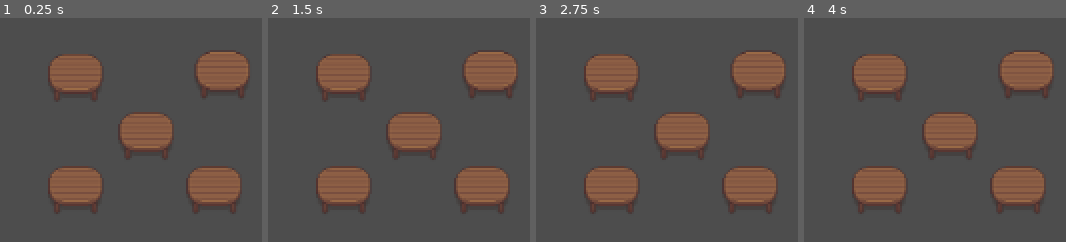
Above: before the commit, frames 1-4 (left to right).
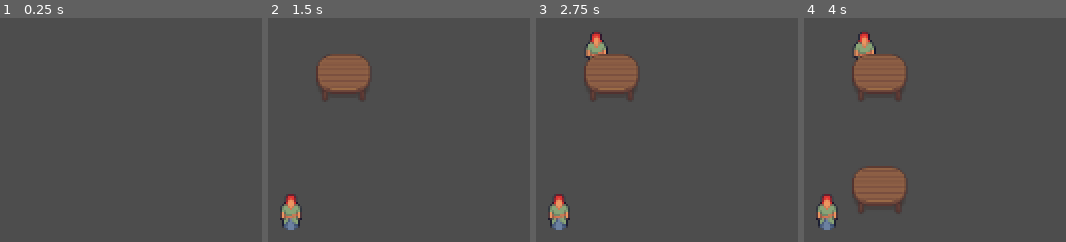
Above: after the commit, the same moments.

Repository: DragonGodotProjects/EventPlanner
Game: Godot game, scene res://tests/event_test.tscn
The game is run twice, just before and just after one commit, with the same random seed, the same clock (stepped at 60 frames per second) and the same inputs. This scene is started directly instead of the project's main scene.
Inputs (mouse positions are in pixels of both pictures, inside the frame that each line leads up to):
- Up to frame 1 (0.25 s): no input
- Up to frame 2 (1.5 s): tap Enter at 0.5 s; move the mouse to (outside the picture) at 0.52 s; hold Up (ui_up) 0.53-1.28 s; click (outside the picture) at 0.67 s; tap Space at 1.25 s; move the mouse to (outside the picture) at 1.27 s; hold Down (ui_down) from 1.28 s (still down)
- Up to frame 3 (2.75 s): tap Enter at 2 s; move the mouse to (outside the picture) at 2.02 s; release Down (ui_down) at 2.03 s; hold Up (ui_up) from 2.03 s (still down)
- Up to frame 4 (4 s): tap Space at 2.75 s; move the mouse to (outside the picture) at 2.77 s; click (outside the picture) at 2.92 s; tap Enter at 3.5 s; move the mouse to (outside the picture) at 3.52 s; release Up (ui_up) at 3.53 s; hold Down (ui_down) from 3.53 s (still down)

The runs differ from the first frame. In frame 1, 16% of the frame differs, in the area x 18-95%, y 15-88%; in frame 2, 14%; in frame 3, 15%; in frame 4, 11%.

Commit message:
implemented adding attendees and adding empty tables

Diff:
--- a/event.gd
+++ b/event.gd
@@ -2,12 +2,29 @@
 
 
 const table_locs = [Vector2i(57, 63), Vector2i(57, 144), Vector2i(108, 105), Vector2i(163, 61), Vector2i(157, 144)]
+var tables = [null, null, null, null, null] #hold tables if they're in this position
 
 @onready var attendee_scene = preload("attendee.tscn")
 @onready var table_scene = preload("table.tscn")
+@onready var waiting_queue = $WaitingQueue
+
 
 func add_attendee():
-	pass
+	var new_attendee = attendee_scene.instantiate()
+	var seated = false
+	for table in tables:
+		if table and table.seat_attendee(new_attendee):
+			seated = true
+	if not seated:
+		waiting_queue.enqueue(new_attendee)
 
 func add_table():
-	pass
+	var table = table_scene.instantiate()
+	for idx in range(len(tables)):
+		if tables[idx] == null:
+			self.add_child(table)
+			tables[idx] = table
+			table.position = table_locs[idx]
+			# TODO: need to walkt through queue and seat people
+			return true
+	return false
--- a/event.tscn
+++ b/event.tscn
@@ -1,26 +1,10 @@
 [gd_scene format=3 uid="uid://74y5b06xq5vf"]
 
 [ext_resource type="Script" uid="uid://ecaceynxftuw" path="res://event.gd" id="1_mri8j"]
-[ext_resource type="PackedScene" uid="uid://vredjdsoaiw0" path="res://Table.tscn" id="1_ruury"]
-[ext_resource type="PackedScene" uid="uid://vredjdsoaiw0" path="res://table.tscn" id="2_ruury"]
+[ext_resource type="PackedScene" uid="uid://dwwa48sccclx2" path="res://waiting_queue.tscn" id="2_ruury"]
 
 [node name="Event" type="Node2D" unique_id=218690963]
 y_sort_enabled = true
 script = ExtResource("1_mri8j")
 
-[node name="Table" parent="." unique_id=1589860428 instance=ExtResource("1_ruury")]
-position = Vector2(57, 63)
-
-[node name="Table2" parent="." unique_id=330933123 instance=ExtResource("1_ruury")]
-position = Vector2(57, 144)
-
-[node name="Table3" parent="." unique_id=57086992 instance=ExtResource("1_ruury")]
-position = Vector2(108, 105)
-
-[node name="Table4" parent="." unique_id=241577108 instance=ExtResource("1_ruury")]
-position = Vector2(163, 61)
-
-[node name="Table5" parent="." unique_id=1825165114 instance=ExtResource("2_ruury")]
-position = Vector2(157, 144)
-
-[node name="WaitingQueue" type="Node2D" parent="." unique_id=875743879]
+[node name="WaitingQueue" parent="." unique_id=1195808060 instance=ExtResource("2_ruury")]
--- a/waiting_queue.gd
+++ b/waiting_queue.gd
@@ -10,3 +10,7 @@
 	attendee.position = current_end
 	attendees.append(attendee)
 	current_end = Vector2i(current_end.x, current_end.y-20)
+
+func dequeue():
+	# TODO: remove from front, move everyone up
+	pass
